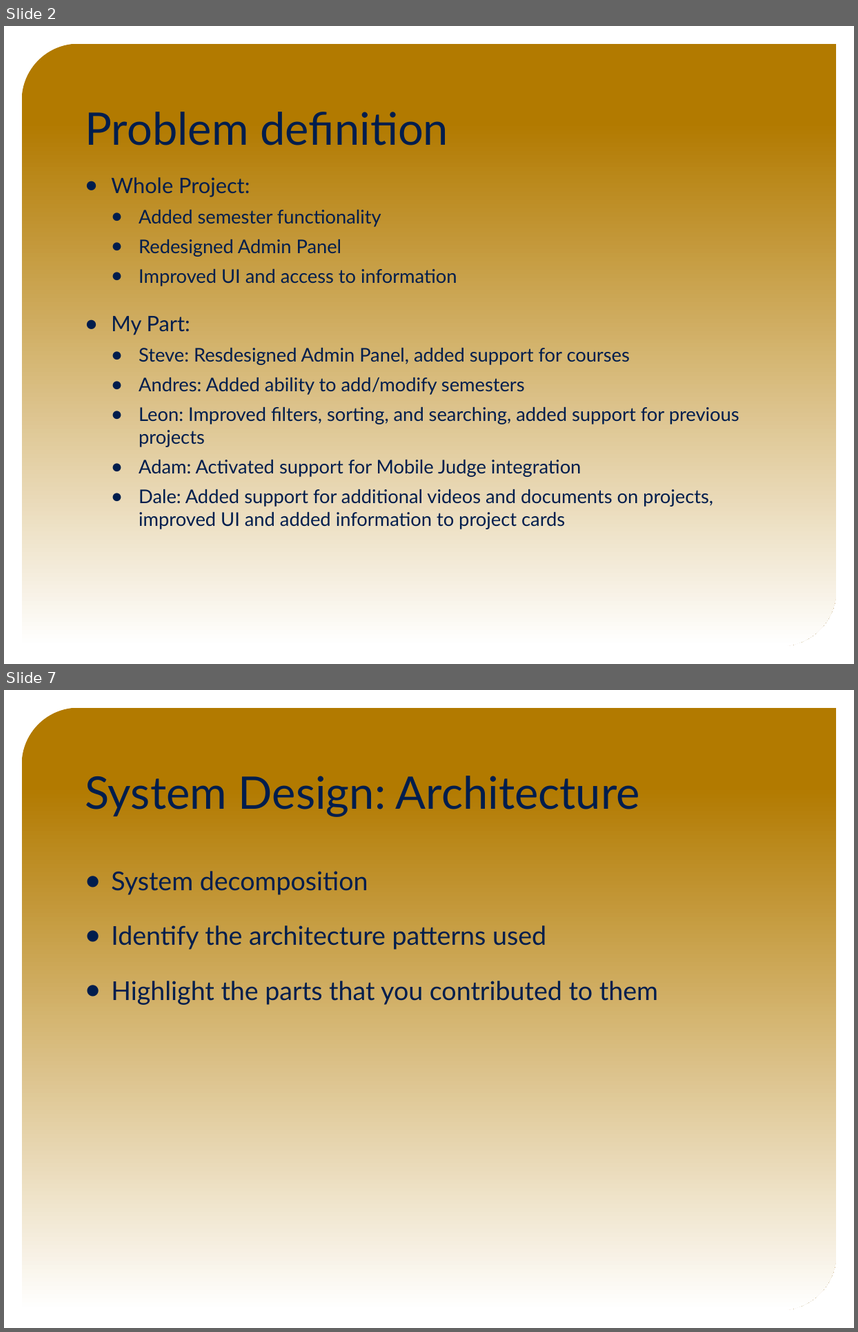
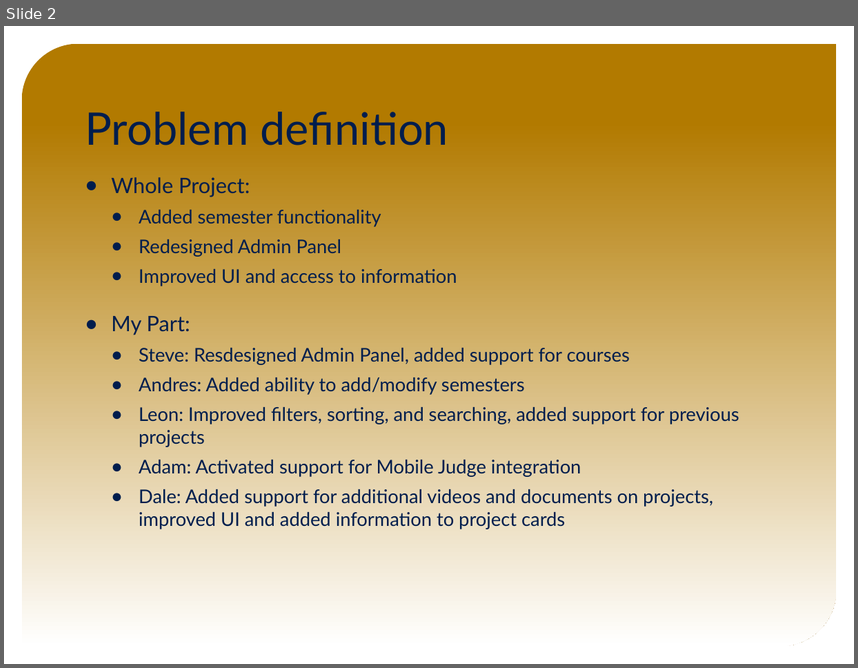
Before and after one commit to FIU-SCIS-Senior-Projects/VIP-Website-7.0, a slide deck: Presentation Slides/Final Presentation Slides.pptx. Shown one above the other, each under a label of ours: slides 2 and 7 before the commit, slide 2 after it; the slides between them are not shown. The pictures are 858x1332 and 858x668 pixels, drawn with LibreOffice and Linux fonts; fonts in the diff are those of the drawing; background and template pictures are left out. Boxes give left, top, right and bottom in pixels: in the first picture for what was removed or moved away, otherwise in the second. Text is boxed around its words. In the diff, an @@ line names an element or a change of style, - is before the commit and + after.

```diff
--- a/Presentation Slides/Final Presentation Slides.pptx
+++ b/Presentation Slides/Final Presentation Slides.pptx
@@ slide 7 removed at (x1=4, y1=690, x2=854, y2=1328), background picture (left out); not listed: 1 template element that a slide beside it also shows @@
@@ title removed at (x1=85, y1=776, x2=640, y2=817) @@
-System Design: Architecture
@@ text removed at (x1=111, y1=871, x2=658, y2=1005) @@
-● System decomposition
-● Identify the architecture patterns used
-● Highlight the parts that you contributed to them
```
Also in this commit, not shown: 6 slides changed, 11 slides added, 5 other slides removed, 1 other file.
